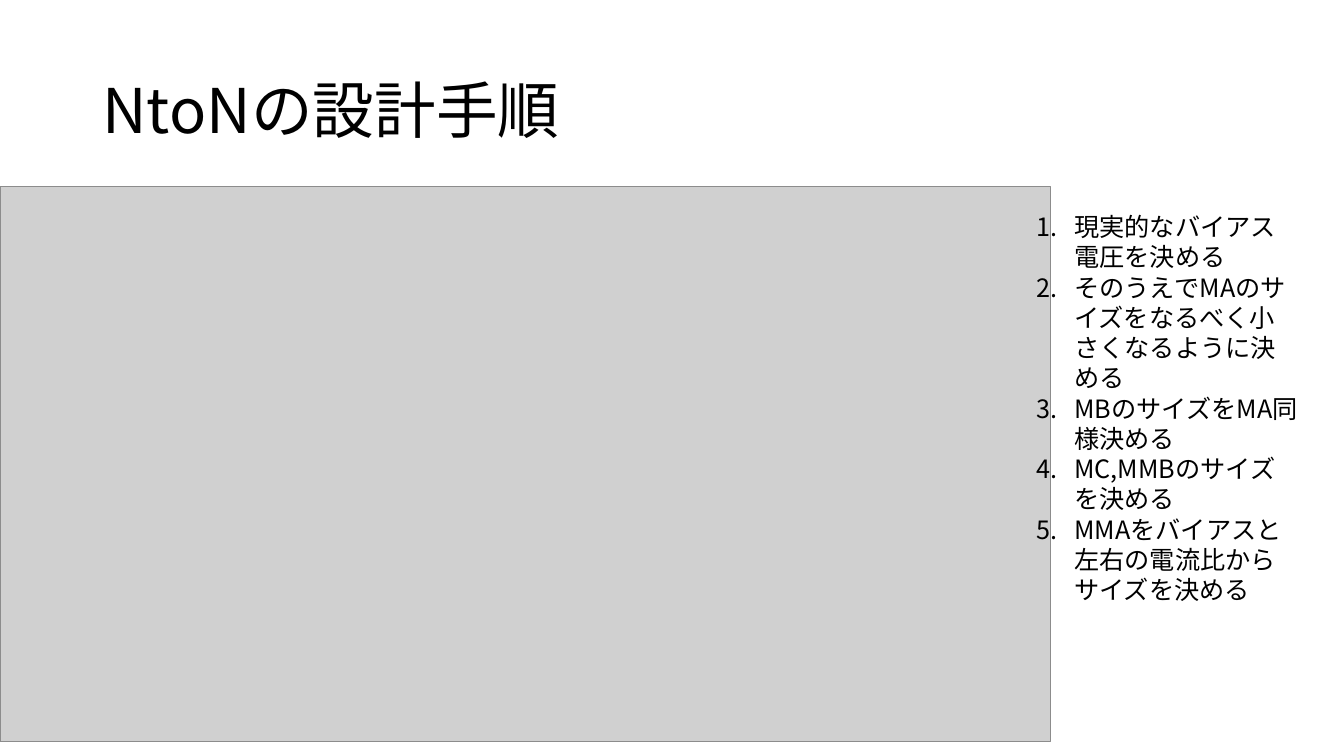
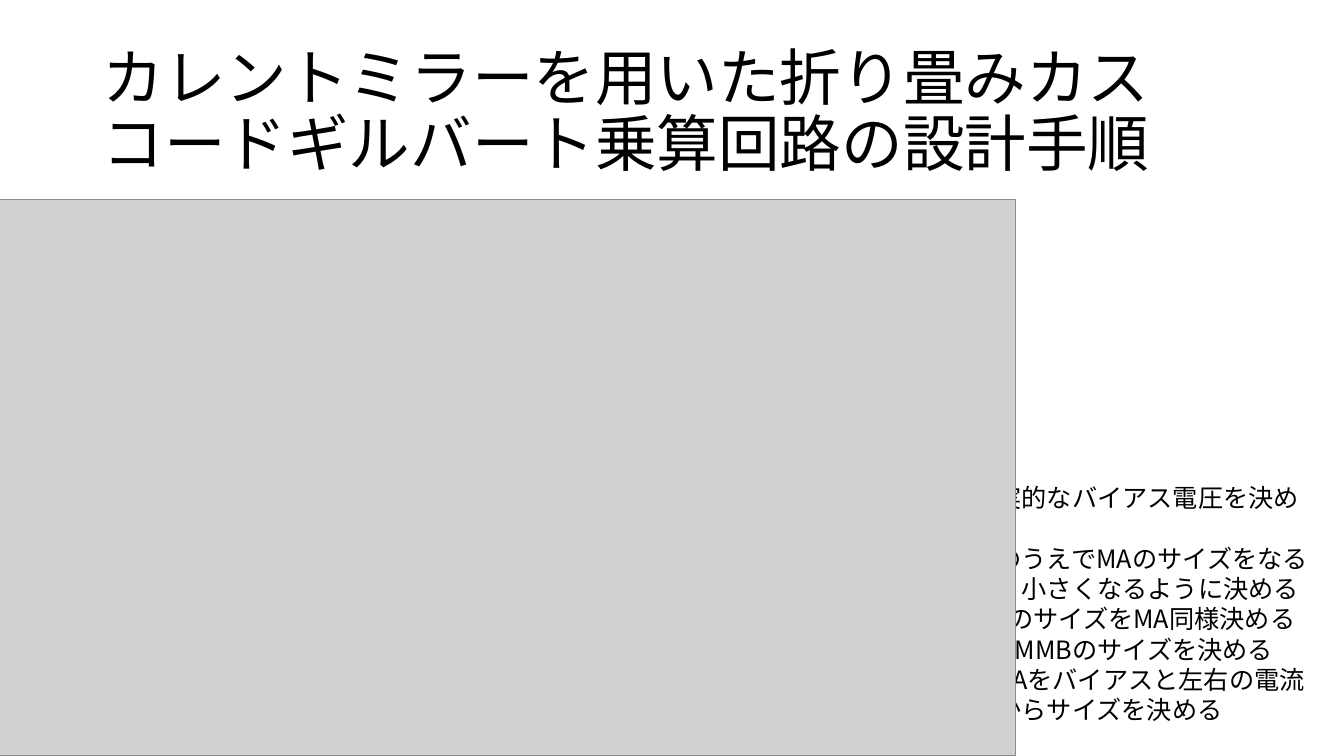
Before and after one commit to kjm-desktop10400/reserch, a slide deck: slide 2 of folded_gilbert/seminar/20231205/めも.pptx. Drawn at 1344x756 pixels with LibreOffice and Linux fonts; fonts in the diff are those of the drawing; grey boxes stand for pictures. Boxes give left, top, right and bottom in pixels: in the first picture for what was removed or moved away, otherwise in the second. Text is boxed around its words. In the diff, an @@ line names an element or a change of style, - is before the commit and + after.

```diff
--- a/folded_gilbert/seminar/20231205/めも.pptx
+++ b/folded_gilbert/seminar/20231205/めも.pptx
@@ title at (x1=102, y1=48, x2=1149, y2=171): text changed @@
-NtoNの設計手順
+カレントミラーを用いた折り畳みカスコードギルバート乗算回路の設計手順
@@ picture resized from (x1=0, y1=187, x2=1051, y2=742) to (x1=0, y1=200, x2=1016, y2=756) @@
@@ text "現実的なバイアス電圧を決める" rewrapped from (x1=1074, y1=214, x2=1285, y2=483) to (x1=971, y1=482, x2=1308, y2=665) @@
```
Also in this commit, not shown: 3 slides added, 2 slides removed, 14 other files.
